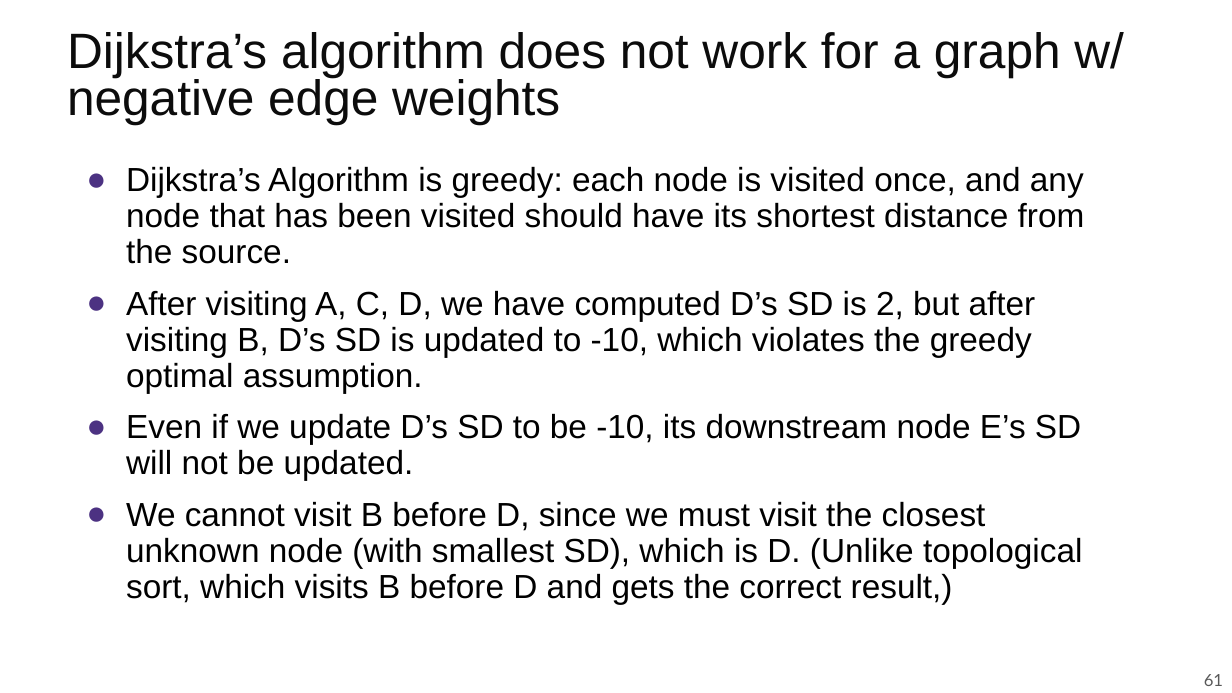
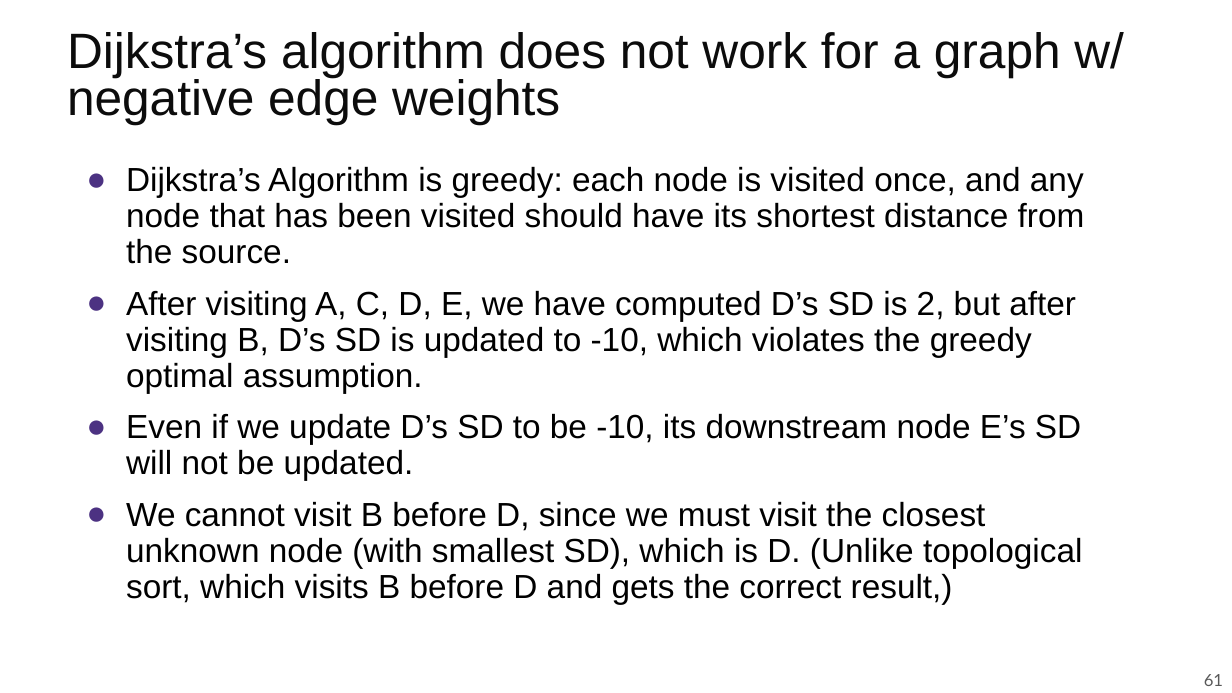
Before and after one commit to guhofstra/CSC111Fa25, a slide deck: slide 61 of PPTs/Lecture 13-shortest paths.pptx. Drawn at 1232x693 pixels with LibreOffice and Linux fonts; fonts in the diff are those of the drawing. Boxes give left, top, right and bottom in pixels: in the first picture for what was removed or moved away, otherwise in the second. Text is boxed around its words. In the diff, an @@ line names an element or a change of style, - is before the commit and + after.

```diff
--- a/PPTs/Lecture 13-shortest paths.pptx
+++ b/PPTs/Lecture 13-shortest paths.pptx
@@ text at (126, 290, 1076, 393): text changed @@
-● After visiting A, C, D, we have computed D’s SD is 2, but after visiting B, D’s SD is updated to -10, which violates the greedy optimal assumption.
+● After visiting A, C, D, E, we have computed D’s SD is 2, but after visiting B, D’s SD is updated to -10, which violates the greedy optimal assumption.
```
Also in this commit, not shown: 3 other slides changed, 3 other files.
